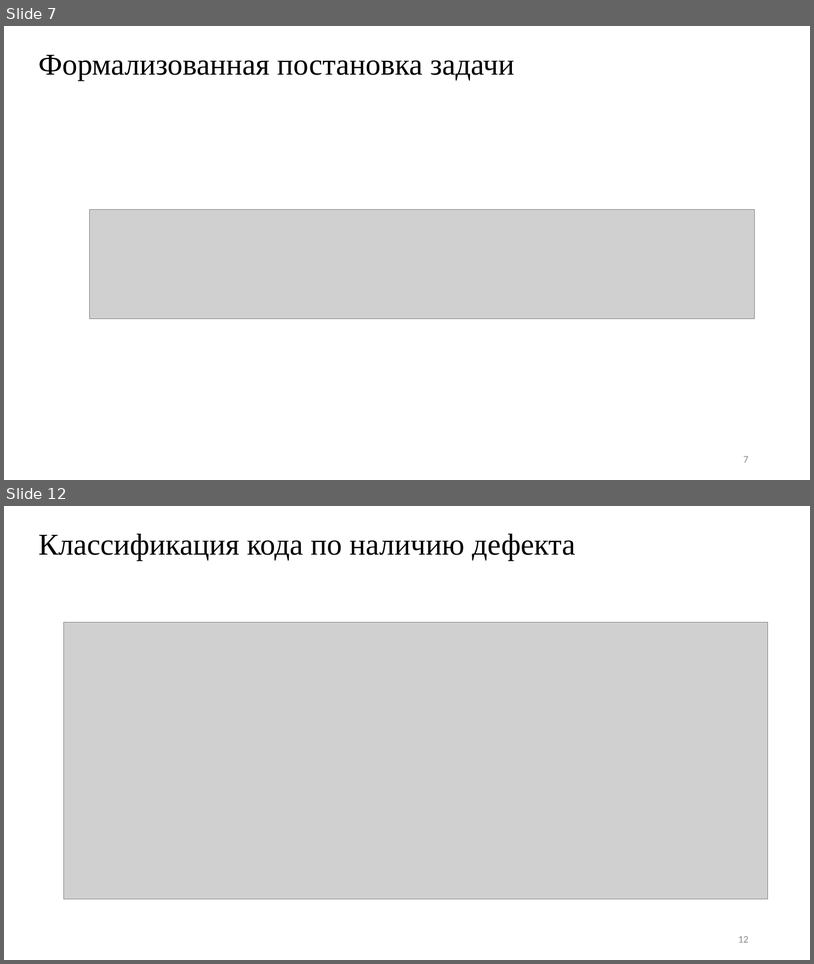
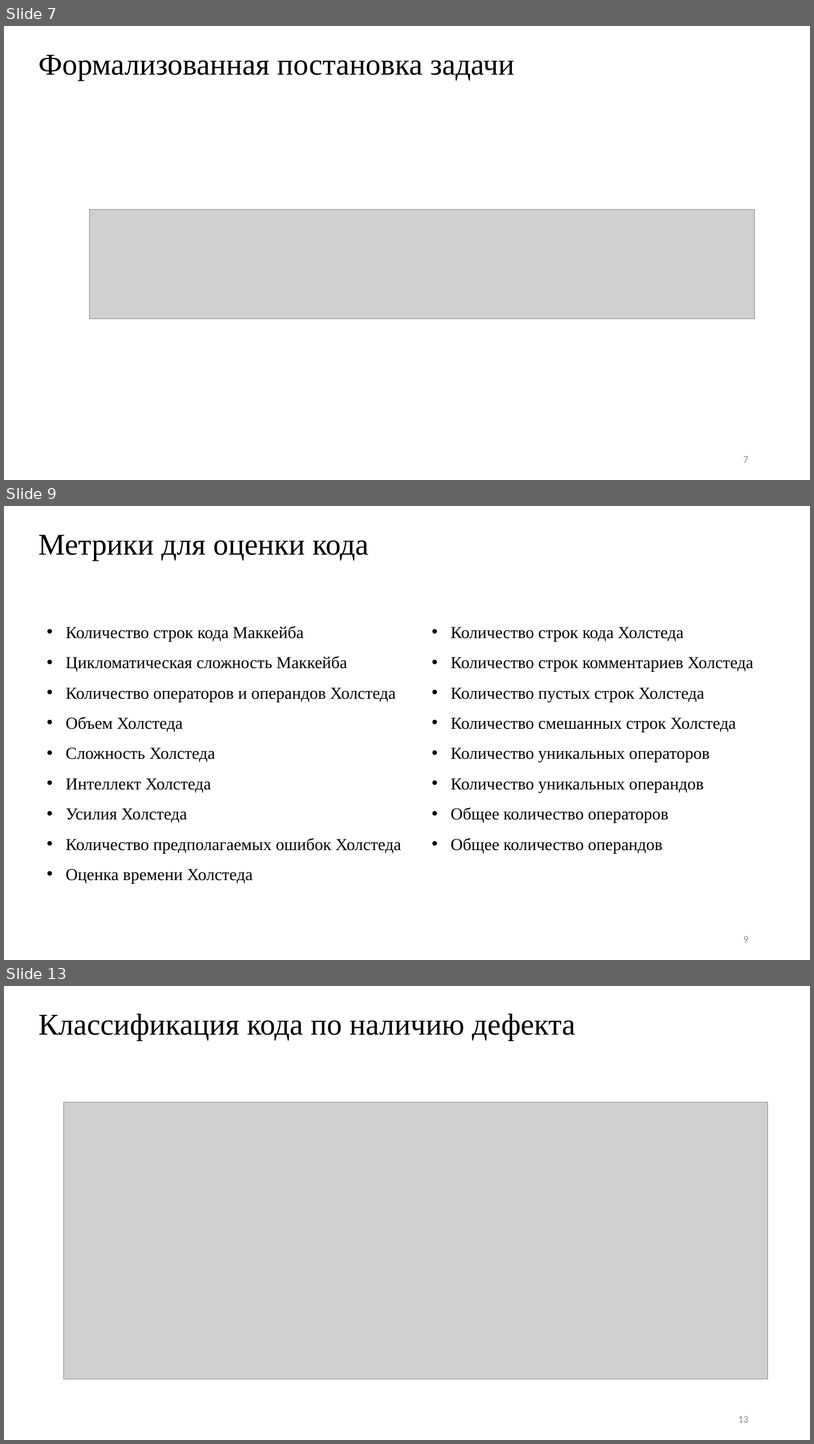
Before and after one commit to ilyasssklimov/bmstu_DefectDetection, a slide deck: doc/presentation/КлимовИС_ВКР_презентация.pptx. Shown one above the other, each under a label of ours: slides 7 and 12 before the commit, slides 7, 9 and 13 after it; the slides between them are not shown. The pictures are 814x964 and 814x1444 pixels, drawn with LibreOffice and Linux fonts; fonts in the diff are those of the drawing; grey boxes stand for pictures. Boxes give left, top, right and bottom in pixels: in the first picture for what was removed or moved away, otherwise in the second. Text is boxed around its words. In the diff, an @@ line names an element or a change of style, - is before the commit and + after.

```diff
--- a/doc/presentation/КлимовИС_ВКР_презентация.pptx
+++ b/doc/presentation/КлимовИС_ВКР_презентация.pptx
@@ slide 9 added at (4, 506, 810, 960), background #FFFFFF @@
@@ text added at (38, 535, 369, 561), 36 pt, text #000000 @@
+Метрики для оценки кода
@@ text added at (66, 626, 402, 883), 20 pt, text #000000 @@
+• Количество строк кода Маккейба
+• Цикломатическая сложность Маккейба
+• Количество операторов и операндов Холстеда
+• Объем Холстеда
+• Сложность Холстеда
+• Интеллект Холстеда
+• Усилия Холстеда
+• Количество предполагаемых ошибок Холстеда
+• Оценка времени Холстеда
@@ text added at (451, 627, 754, 853), 20 pt, text #000000 @@
+• Количество строк кода Холстеда
+• Количество строк комментариев Холстеда
+• Количество пустых строк Холстеда
+• Количество смешанных строк Холстеда
+• Количество уникальных операторов
+• Количество уникальных операндов
+• Общее количество операторов
+• Общее количество операндов
@@ page number added at (744, 936, 749, 942), 12 pt, text #8C8C8C @@
+9
@@ what was slide 12 is now slide 13 @@
@@ page number at (738, 1416, 749, 1422): text changed @@
-12
+13
```
Also in this commit, not shown: 12 slides changed, 3 other slides added, 2 slides removed, 11 other files.
